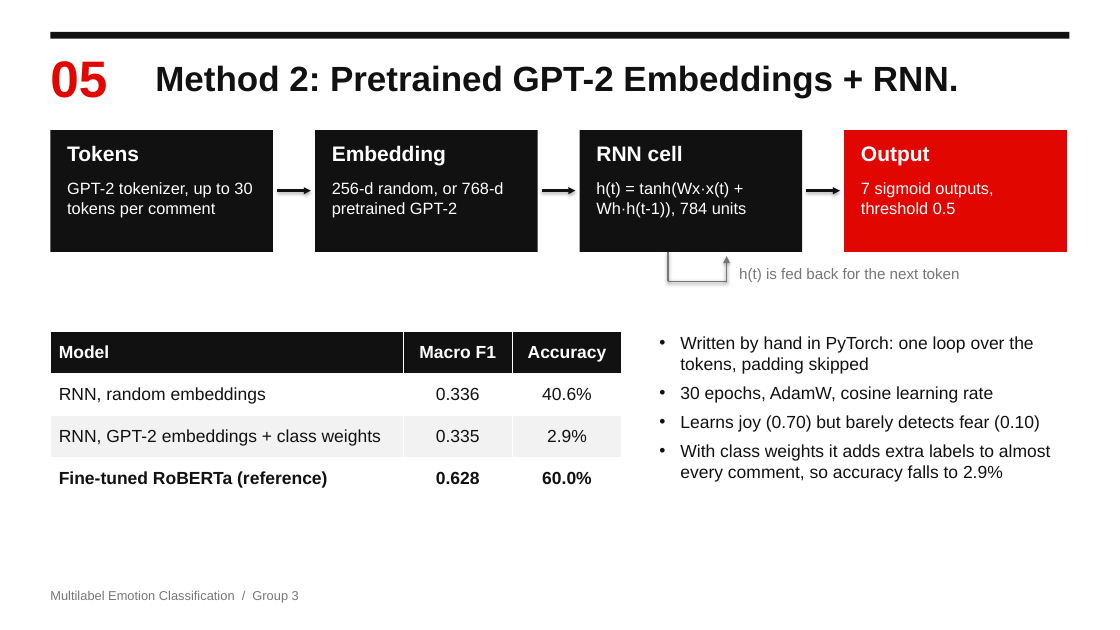
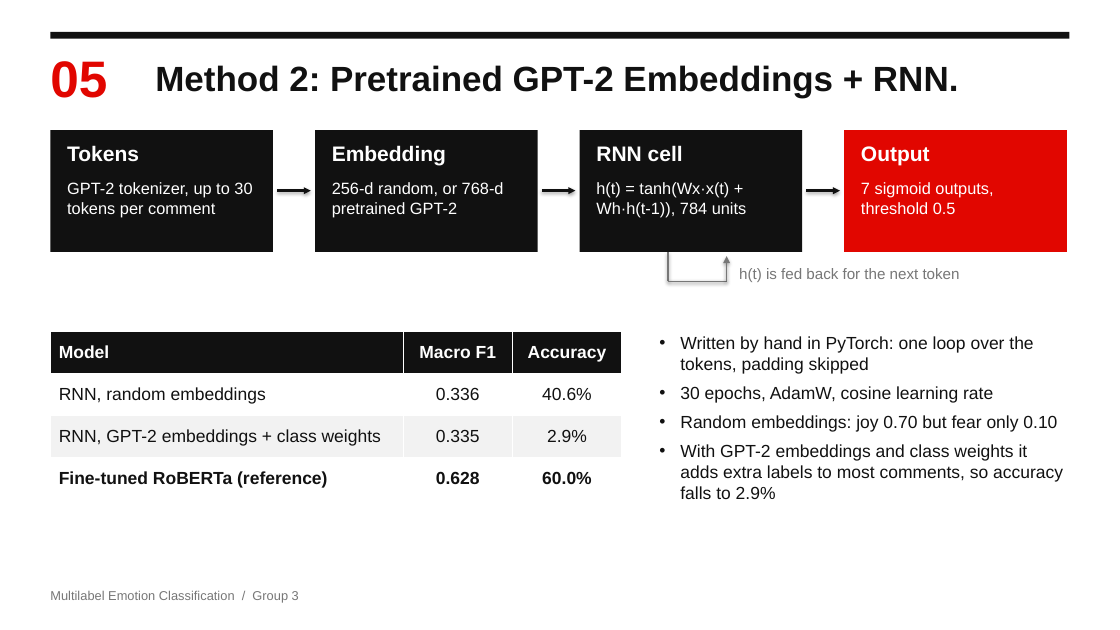
Before and after one commit to Ephab/NLP-Project, a slide deck: slide 5 of Emotion_Classification_Presentation.pptx. Drawn at 1120x630 pixels with LibreOffice and Linux fonts; fonts in the diff are those of the drawing. Boxes give left, top, right and bottom in pixels: in the first picture for what was removed or moved away, otherwise in the second. Text is boxed around its words. In the diff, an @@ line names an element or a change of style, - is before the commit and + after.

```diff
--- a/Emotion_Classification_Presentation.pptx
+++ b/Emotion_Classification_Presentation.pptx
@@ text at box(680, 415, 1063, 499): text changed @@
-• Learns joy (0.70) but barely detects fear (0.10)
-• With class weights it adds extra labels to almost every comment, so accuracy falls to 2.9%
+• Random embeddings: joy 0.70 but fear only 0.10
+• With GPT-2 embeddings and class weights it adds extra labels to most comments, so accuracy falls to 2.9%
```
Also in this commit, not shown: 7 other slides changed, 1 slide removed, 2 other files.
